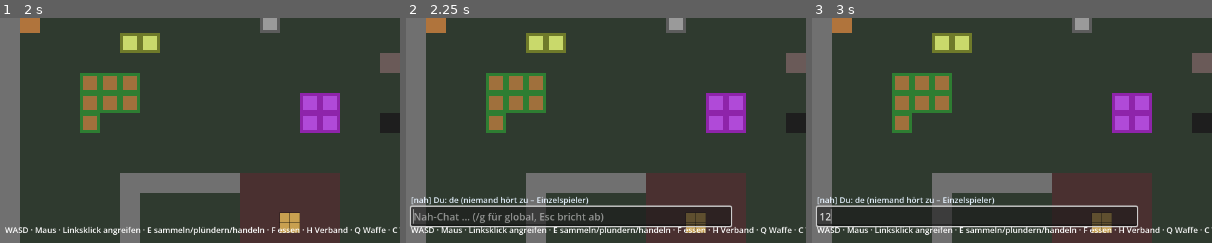
Above: before the commit, frames 1-3 (left to right).
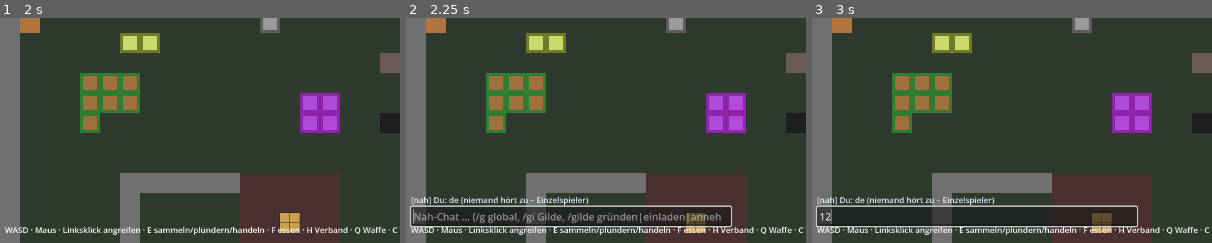
Above: after the commit, the same moments.

Repository: ShivaHaze/godot-game
Game: Godot game, scene res://game/main.tscn
Two runs of this game, one before a commit and one after it. Both use one fixed random seed, a clock stepped at 60 frames per second and the inputs below.
Inputs (mouse positions are % of the whole screen's width and height, from its top left):
- Up to frame 1 (2 s): click "Neues Spiel" at 0.5 s; click "Neues Spiel" at 1.25 s
- Up to frame 2 (2.25 s): tap Enter (chat) at 2, 2.1 s; move the mouse to (72, 45) at 2.02 s; hold D (move_right) from 2.03 s (still down); hold E (interact) from 2.03 s (still down); click (72, 45) at 2.17 s
- Up to frame 3 (3 s): release D (move_right) at 2.75 s; release E (interact) at 2.75 s; click (21, 94) at 2.77 s; type "12" at 2.85 s
The pictures show only the part of the screen within x 0-50%, y 50-100%; the shares and areas given below are measured in that part.

Frame 1 is identical in both runs. In frame 2, 1.0% of the frame differs, in the area x 20-79%, y 86-92%; in frame 3, nothing differs.

Commit message:
Schritt 37: Gilden über den Server
- SimWorld.guild_command (gründen, einladen, annehmen, verlassen) für Spiel und Server; Servernachricht 'guild', Einladungsmeldung
- Gildenchat (/gi) nur für Mitglieder; Chatzeile versteht /gilde-Befehle; Einladung im Selbstblock und HUD
- 2 neue Tests (221)

Co-Authored-By: Claude Fable 5.1 <noreply@anthropic.com>
Claude-Session: https://claude.ai/code/session_01RmMPQeVBJTnNWy85fL9v8i

Diff:
--- a/game/hud.gd
+++ b/game/hud.gd
@@ -94,7 +94,7 @@
 	chat_input.offset_top = -58
 	chat_input.offset_right = 520
 	chat_input.offset_bottom = -34
-	chat_input.placeholder_text = "Nah-Chat … (/g für global, Esc bricht ab)"
+	chat_input.placeholder_text = "Nah-Chat … (/g global, /gi Gilde, /gilde gründen|einladen|annehmen|verlassen, Esc bricht ab)"
 	chat_input.max_length = 160
 	chat_input.visible = false
 	add_child(chat_input)
@@ -199,6 +199,8 @@
 	var guild_name := world.guilds.name_of(c.owner_id)
 	if not guild_name.is_empty():
 		state += "\nGilde: %s (%d Mitglieder)" % [guild_name, world.guilds.members_of(c.owner_id).size()]
+	elif not world.guild_invite_name.is_empty():
+		state += "\nEinladung: Gilde „%s“ – Enter, dann /gilde annehmen" % world.guild_invite_name
 	var zone := world.zone_at(c.pos)
 	if not zone.is_empty():
 		state += "\n%s: %s Depot per E." % [zone.get("name", "Zone"), "kampffrei, kein Bauen." if zone.get("peace", false) else "kein Kampfverbot, Raidwaren handelbar, kein Bauen."]
--- a/game/main.gd
+++ b/game/main.gd
@@ -174,7 +174,7 @@
 				hud.set_hint(HINT_LIVE)
 				hud.show_message("Verbunden. Dein Charakter wartet auf dem Server.", 3.0)
 			"chat":
-				hud.add_chat_line("[%s] %s: %s" % ["global" if msg.get("scope", "") == "global" else "nah", msg.get("from", "?"), msg.get("text", "")])
+				hud.add_chat_line("[%s] %s: %s" % [{"global": "global", "guild": "gilde"}.get(String(msg.get("scope", "")), "nah"), msg.get("from", "?"), msg.get("text", "")])
 			"info":
 				hud.show_message(String(msg.get("text", "")), 2.0)
 				craft_panel.show_status(String(msg.get("text", "")))
@@ -424,15 +424,38 @@
 	if line.is_empty():
 		_close_chat()
 		return
+	if line.begins_with("/gilde") or line.begins_with("/guild"):
+		_guild_command_line(line)
+		_close_chat()
+		return
 	var scope := "near"
 	if line.begins_with("/g "):
 		scope = "global"
 		line = line.substr(3).strip_edges()
+	elif line.begins_with("/gi "):
+		scope = "guild"
+		line = line.substr(4).strip_edges()
 	if net != null:
 		net.send({"t": "chat", "text": line, "scope": scope}, true)
 	else:
-		hud.add_chat_line("[%s] Du: %s (niemand hört zu – Einzelspieler)" % ["global" if scope == "global" else "nah", line])
+		hud.add_chat_line("[%s] Du: %s (niemand hört zu – Einzelspieler)" % [{"global": "global", "guild": "gilde"}.get(scope, "nah"), line])
 	_close_chat()
+
+
+## "/gilde gründen <Name>", "/gilde einladen <Spieler>", "/gilde annehmen", "/gilde verlassen"
+func _guild_command_line(line: String) -> void:
+	var parts := line.split(" ", false, 2)
+	var word := String(parts[1]).to_lower() if parts.size() > 1 else ""
+	var arg := String(parts[2]) if parts.size() > 2 else ""
+	var op: String = {"gründen": "found", "gruenden": "found", "found": "found", "einladen": "invite", "invite": "invite",
+		"annehmen": "accept", "accept": "accept", "verlassen": "leave", "leave": "leave"}.get(word, "")
+	if net != null:
+		net.send({"t": "guild", "op": op, "arg": arg}, true)
+		return
+	var player := world.get_character(player_id)
+	var text := world.guild_command(player.owner_id, op, arg)
+	hud.show_message(text, 4.0)
+	hud.add_chat_line("[gilde] " + text)
 
 
 ## E neben einem eigenen Schild: Text eingeben. true, wenn ein Schild in Reichweite ist.
--- a/server/net_server.gd
+++ b/server/net_server.gd
@@ -177,6 +177,17 @@
 		"chat":
 			if c != null:
 				_relay_chat(c, String(msg.get("text", "")).strip_edges().substr(0, CHAT_MAX_LENGTH), String(msg.get("scope", "near")))
+		"guild":
+			if c != null:
+				var text := world.guild_command(c.owner_id, String(msg.get("op", "")), String(msg.get("arg", "")))
+				_send(peer, {"t": "info", "text": text}, true)
+				var invited := String(msg.get("arg", "")).strip_edges()
+				if String(msg.get("op", "")) == "invite" and world.guilds.invites.has(invited):
+					for other_peer: ENetPacketPeer in peers:
+						if String(peers[other_peer].get("name", "")) == invited:
+							_send(other_peer, {"t": "info", "text": "Einladung in die Gilde „%s“ – antworte mit /gilde annehmen." % world.guilds.name_of(c.owner_id)}, true)
+				for other_peer: ENetPacketPeer in peers:
+					peers[other_peer]["self_hash"] = 0  # Gildenstand aller Beteiligten neu schicken
 		"claim_tile":
 			if c != null:
 				var tile := Vector2i(int(msg.get("x", 0)), int(msg.get("y", 0)))
@@ -206,13 +217,19 @@
 	if text.is_empty():
 		return
 	var global := scope == "global"
-	var out := {"t": "chat", "from": sender.name, "text": text, "scope": "global" if global else "near"}
+	var guild := scope == "guild"
+	if guild and world.guilds.guild_of(sender.owner_id) < 0:
+		return
+	var out := {"t": "chat", "from": sender.name, "text": text, "scope": scope if (global or guild) else "near"}
 	for peer: ENetPacketPeer in peers:
 		var info: Dictionary = peers[peer]
 		var listener := world.get_character(int(info["char_id"]))
 		if listener == null:
 			continue
-		if global or listener.pos.distance_to(sender.pos) <= CHAT_NEAR_RADIUS:
+		if guild:
+			if world.guilds.guild_of(listener.owner_id) == world.guilds.guild_of(sender.owner_id):
+				_send(peer, out, true)
+		elif global or listener.pos.distance_to(sender.pos) <= CHAT_NEAR_RADIUS:
 			_send(peer, out, true)
 
 
--- a/sim/net_protocol.gd
+++ b/sim/net_protocol.gd
@@ -372,6 +372,7 @@
 	var leash: Array = block.get("leash", [0, 0, 0])
 	you.leash_center = Vector2(leash[0], leash[1])
 	you.leash_radius = float(leash[2])
+	mirror.guild_invite_name = String(block.get("invite", ""))
 	var guild: Dictionary = block.get("guild", {})
 	if guild.is_empty():
 		mirror.guilds.register(you.owner_id, "")
--- a/sim/sim_world.gd
+++ b/sim/sim_world.gd
@@ -1783,6 +1783,36 @@
 	return guilds.allied(a, b)
 
 
+## Gildenbefehl eines Besitzers: gründen <Name>, einladen <Spielername>, annehmen, verlassen. Rückgabe: Meldung.
+func guild_command(owner_id: String, op: String, arg: String) -> String:
+	match op:
+		"found":
+			var reason := guilds.found(owner_id, arg)
+			return ("Gilde „%s“ gegründet." % arg.strip_edges()) if reason.is_empty() else "Gilde: %s" % reason
+		"invite":
+			var target := arg.strip_edges()
+			var known := false
+			for c: SimCharacter in characters.values():
+				if c.kind == SimCharacter.Kind.PLAYER and c.owner_id == target:
+					known = true
+			if not known:
+				return "Gilde: Spieler „%s“ ist unbekannt" % target
+			var reason := guilds.invite(owner_id, target)
+			return ("%s eingeladen (er antwortet mit /gilde annehmen)." % target) if reason.is_empty() else "Gilde: %s" % reason
+		"accept":
+			var reason := guilds.accept(owner_id)
+			return ("Willkommen in der Gilde „%s“." % guilds.name_of(owner_id)) if reason.is_empty() else "Gilde: %s" % reason
+		"leave":
+			var name := guilds.name_of(owner_id)
+			var reason := guilds.leave(owner_id)
+			return ("Du hast „%s“ verlassen." % name) if reason.is_empty() else "Gilde: %s" % reason
+	return "Gilde: unbekannter Befehl (gründen <Name>, einladen <Spieler>, annehmen, verlassen)"
+
+
+## Client-Spiegel: Name der Gilde, die einen gerade einlädt (aus dem Selbstblock).
+var guild_invite_name: String = ""
+
+
 ## Kennt `observer` den Namen von `other`? Eigene Leute und Tiere immer, fremde Menschen nur in unmittelbarer Nähe.
 func knows_name(observer: SimCharacter, other: SimCharacter) -> bool:
 	if observer == null or other == null or observer == other:
--- /dev/null
+++ b/tests/unit/test_guild_net.gd
@@ -0,0 +1,101 @@
+extends GutTest
+## Gilden über den Server: Befehle (gründen, einladen, annehmen, verlassen), Gildenchat nur für Mitglieder, Selbstblock mit Einladung.
+
+const PORT: int = 7812
+
+
+func test_guild_commands_and_guild_chat_over_loopback() -> void:
+	var data := SimData.load_from_dir("res://data")
+	var world := SimWorld.new(data, 251)
+	world.setup_new_game()
+	world.characters.erase(1)
+	var server := NetServer.new()
+	assert_eq(server.start(data, world, PORT, 8), OK)
+	var a := NetClient.new()
+	var b := NetClient.new()
+	var c := NetClient.new()
+	a.connect_to(data, "127.0.0.1", PORT, "Anna")
+	b.connect_to(data, "127.0.0.1", PORT, "Ben")
+	c.connect_to(data, "127.0.0.1", PORT, "Cleo")
+	for i in 200:
+		server.update(0.05)
+		a.poll()
+		b.poll()
+		c.poll()
+		await wait_frames(1)
+		if a.joined and b.joined and c.joined:
+			break
+	assert_true(a.joined and b.joined and c.joined)
+	# Anna gründet, lädt Ben ein; Ben nimmt an
+	a.send({"t": "guild", "op": "found", "arg": "Grenzwacht"}, true)
+	await _pump(server, [a, b, c], 6)
+	assert_true(_infos(a).size() >= 1 and _infos(a)[0].contains("gegründet"), "Anna: %s" % [_infos(a)])
+	assert_true(world.guilds.guild_of("Anna") >= 0)
+	a.send({"t": "guild", "op": "invite", "arg": "Ben"}, true)
+	await _pump(server, [a, b, c], 6)
+	assert_true(_infos(b).size() >= 1 and _infos(b)[_infos(b).size() - 1].contains("Einladung"), "Ben: %s" % [_infos(b)])
+	assert_eq(b.mirror.guild_invite_name, "Grenzwacht", "Einladung im Selbstblock")
+	b.send({"t": "guild", "op": "accept", "arg": ""}, true)
+	await _pump(server, [a, b, c], 6)
+	assert_true(world.allied("Anna", "Ben"))
+	assert_eq(b.mirror.guilds.name_of("Ben"), "Grenzwacht", "Ben sieht seine Gilde")
+	assert_eq(a.mirror.guilds.members_of("Anna").size(), 2, "Anna sieht beide Mitglieder")
+	assert_eq(b.mirror.guild_invite_name, "", "Einladung erledigt")
+	# Gildenchat: Cleo hört nichts, Ben schon (egal wie weit weg)
+	world.get_character(c.my_id).pos = world.get_character(a.my_id).pos + Vector2(1, 0)
+	world.get_character(b.my_id).pos = Vector2(38.5, 28.5)
+	a.messages.clear()
+	b.messages.clear()
+	c.messages.clear()
+	a.send({"t": "chat", "text": "Sammelt euch am Anker", "scope": "guild"}, true)
+	await _pump(server, [a, b, c], 6)
+	assert_eq(_chats(b).size(), 1, "Ben hört den Gildenchat")
+	assert_eq(_chats(b)[0]["scope"], "guild")
+	assert_eq(_chats(c).size(), 0, "Cleo ist nicht in der Gilde")
+	c.send({"t": "chat", "text": "Hallo?", "scope": "guild"}, true)
+	await _pump(server, [a, b, c], 6)
+	assert_eq(_chats(a).filter(func(m: Dictionary) -> bool: return m["from"] == "Cleo").size(), 0, "ohne Gilde kein Gildenchat")
+	# Verlassen
+	b.send({"t": "guild", "op": "leave", "arg": ""}, true)
+	await _pump(server, [a, b, c], 6)
+	assert_false(world.allied("Anna", "Ben"))
+	assert_eq(b.mirror.guilds.name_of("Ben"), "")
+	a.disconnect_from_server()
+	b.disconnect_from_server()
+	c.disconnect_from_server()
+	server.stop()
+
+
+func test_guild_command_texts_in_single_player() -> void:
+	var data := SimData.load_from_dir("res://data")
+	var world := SimWorld.new(data, 252)
+	world.setup_new_game()
+	assert_eq(world.guild_command("p1", "found", "Grenzwacht"), "Gilde „Grenzwacht“ gegründet.")
+	assert_eq(world.guild_command("p1", "invite", "Niemand"), "Gilde: Spieler „Niemand“ ist unbekannt")
+	assert_eq(world.guild_command("p1", "accept", ""), "Gilde: keine Einladung")
+	assert_eq(world.guild_command("p1", "leave", ""), "Du hast „Grenzwacht“ verlassen.")
+	assert_true(world.guild_command("p1", "", "").begins_with("Gilde: unbekannter Befehl"))
+
+
+func _pump(server: NetServer, clients: Array, rounds: int) -> void:
+	for i in rounds:
+		server.update(0.05)
+		for client: NetClient in clients:
+			client.poll()
+		await wait_frames(1)
+
+
+func _infos(client: NetClient) -> Array:
+	var result := []
+	for msg: Dictionary in client.messages:
+		if msg.get("t", "") == "info":
+			result.append(String(msg.get("text", "")))
+	return result
+
+
+func _chats(client: NetClient) -> Array:
+	var result := []
+	for msg: Dictionary in client.messages:
+		if msg.get("t", "") == "chat":
+			result.append(msg)
+	return result
Not shown, added: tests/unit/test_guild_net.gd.uid
Not shown, changed: CLAUDE.md
Not shown, changed: docs/design-doc.md
